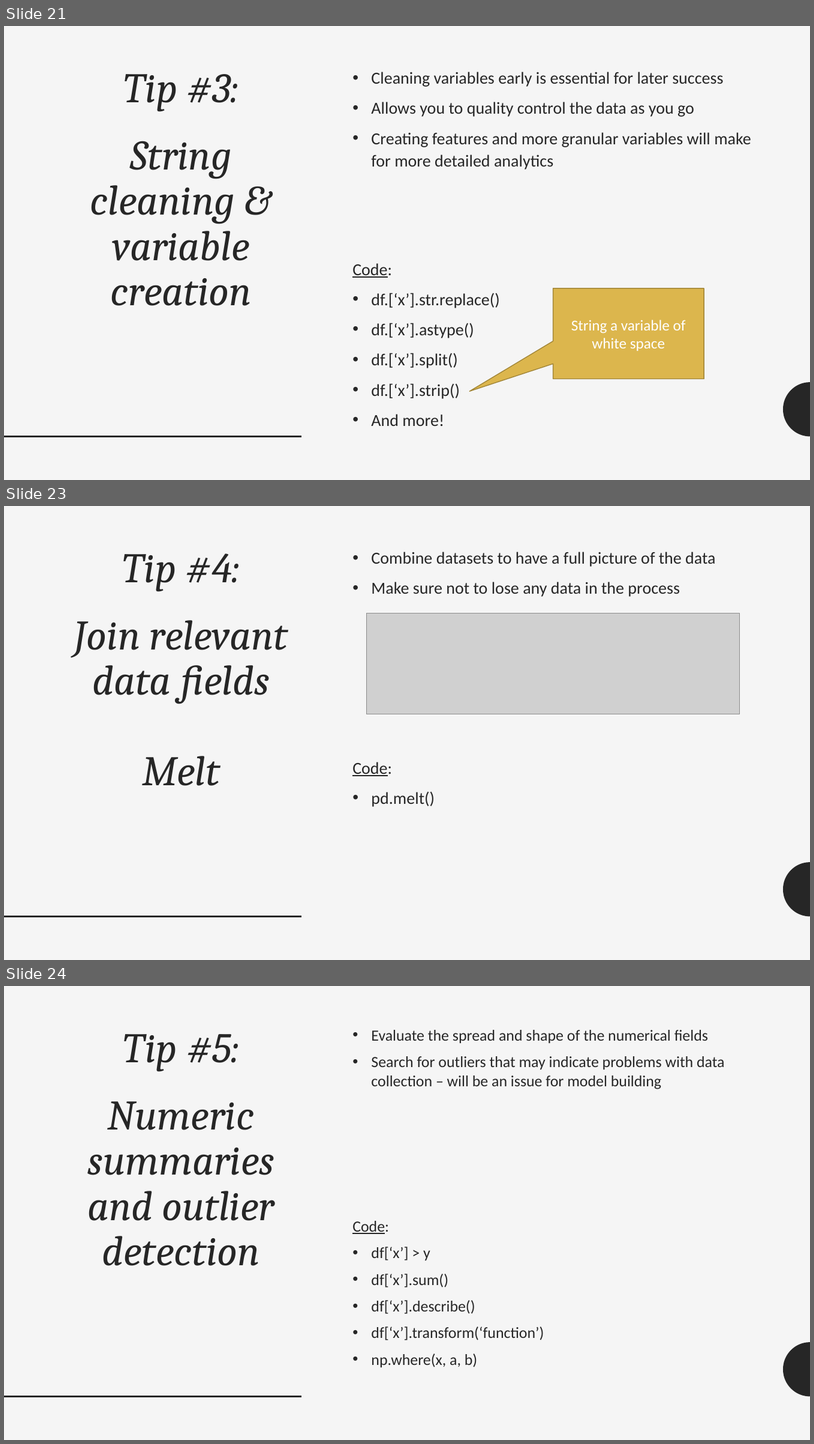
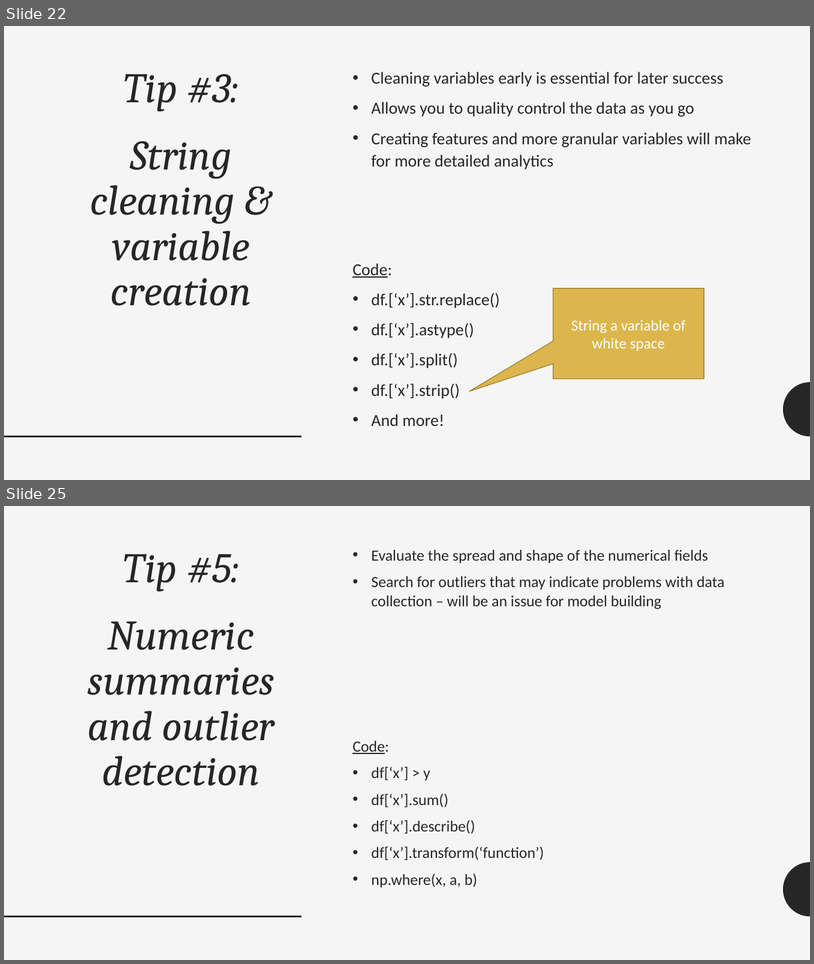
Before and after one commit to JamesWWilson/UCLA-DataFest-Python-Data-Wrangling, a slide deck: IntroPython_TipsForSuccess.pptx. Shown one above the other, each under a label of ours: slides 21, 23 and 24 before the commit, slides 22 and 25 after it; the slides between them are not shown. The pictures are 814x1444 and 814x964 pixels, drawn with LibreOffice and Linux fonts; fonts in the diff are those of the drawing; grey boxes stand for pictures. Boxes give left, top, right and bottom in pixels: in the first picture for what was removed or moved away, otherwise in the second. Text is boxed around its words. In the diff, an @@ line names an element or a change of style, - is before the commit and + after.

```diff
--- a/IntroPython_TipsForSuccess.pptx
+++ b/IntroPython_TipsForSuccess.pptx
@@ slide 23 removed at <box>4,506,810,960</box>, background #F5F5F5; not listed: 2 template elements that a slide beside it also shows @@
@@ title removed at <box>74,553,288,786</box> @@
-Tip #4:
-Join relevant data fields
-Melt
@@ text removed at <box>371,552,716,597</box> @@
-• Combine datasets to have a full picture of the data
-• Make sure not to lose any data in the process
@@ picture removed at <box>367,613,740,714</box> @@
@@ text removed at <box>353,762,435,807</box> @@
-Code:
-• pd.melt()
@@ what was slide 21 is now slide 22 @@
@@ what was slide 24 is now slide 25 @@
```
Also in this commit, not shown: 1 slide changed, 2 slides added, 1 other file.
